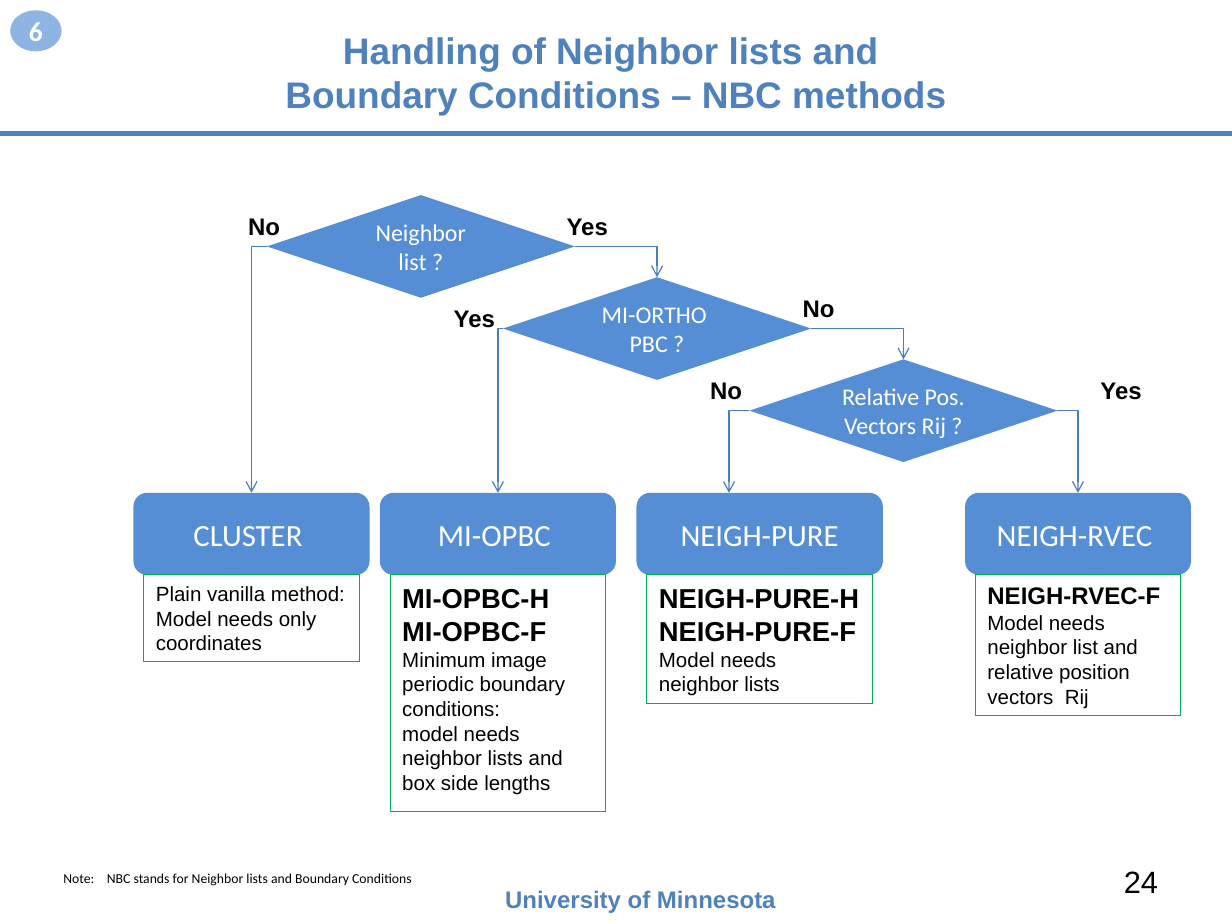
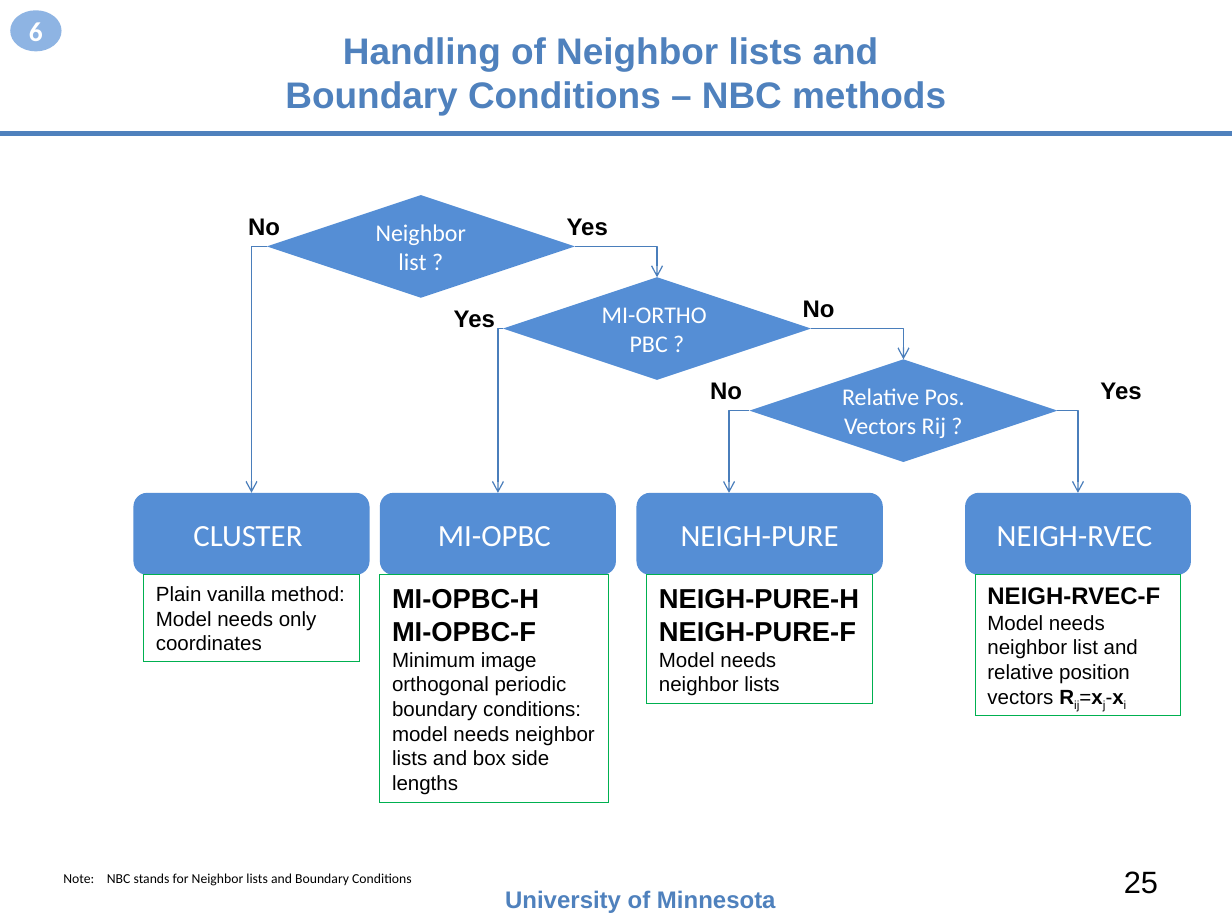
Before and after one commit to openkim/kim-api, a slide deck: slide 25 of DOCs/openkim-api-introduction.pptx (slide 24 before the commit). Drawn at 1232x924 pixels with LibreOffice and Linux fonts; fonts in the diff are those of the drawing. Boxes give left, top, right and bottom in pixels: in the first picture for what was removed or moved away, otherwise in the second. Text is boxed around its words. In the diff, an @@ line names an element or a change of style, - is before the commit and + after.

```diff
--- a/DOCs/openkim-api-introduction.pptx
+++ b/DOCs/openkim-api-introduction.pptx
@@ rectangle "MI-OPBC-H": place and size @@
-rectangle "MI-OPBC-H" at (391, 575, 606, 812)
+rectangle "MI-OPBC-H" at (379, 575, 607, 803)
@@ text in rectangle at (987, 615, 1138, 705): text changed @@
-Model needs neighbor list and relative position vectors Rij
+Model needs neighbor list and relative position vectors Rij=xj-xi
@@ text in rectangle at (392, 652, 581, 721): text changed @@
-Minimum image periodic boundary conditions:
+Minimum image orthogonal periodic boundary conditions:
@@ page number at (1124, 871, 1158, 894): text changed @@
-24
+25
```
Also in this commit, not shown: 20 other slides changed, 1 slide added, 7 slides removed, 2 other files.
